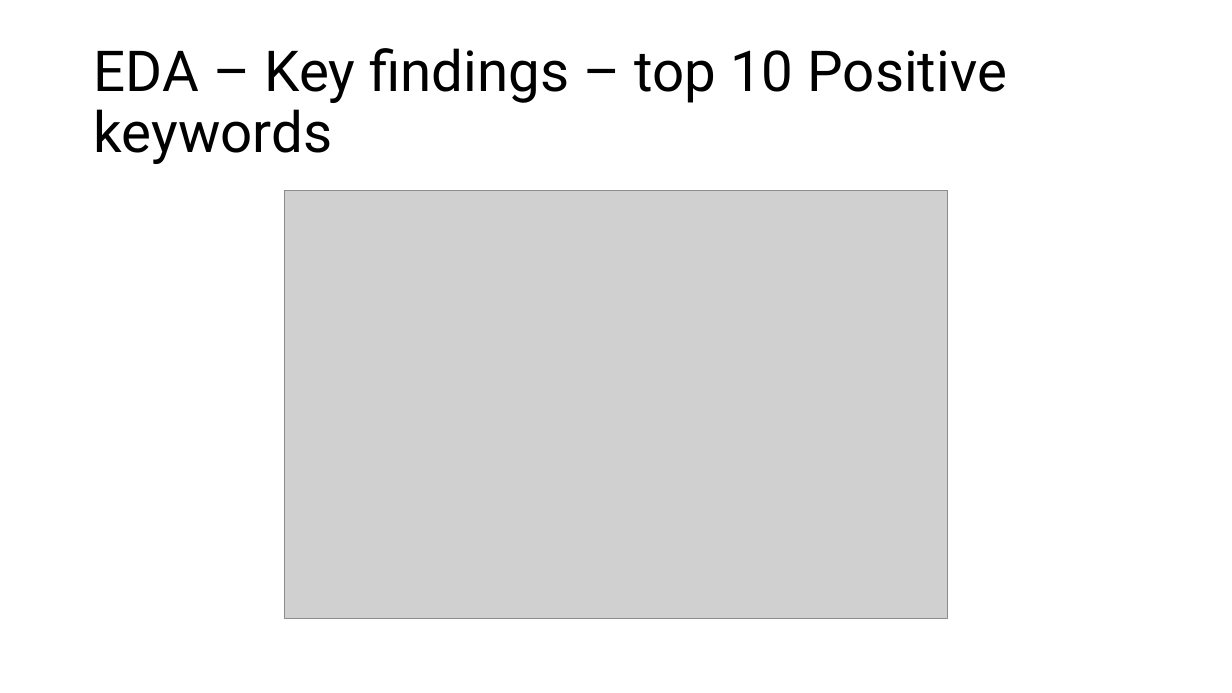
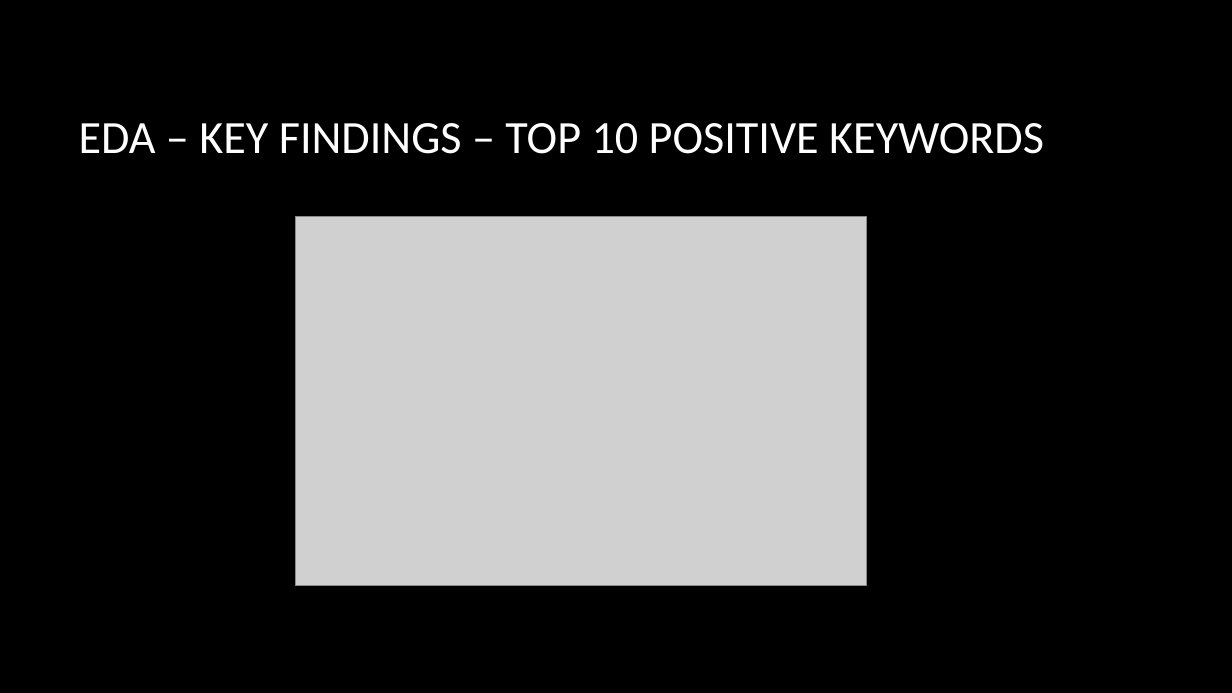
Before and after one commit to mramsundar/IITM-Graded-Projects, a slide deck: slide 5 of Week 31/Week 31 Summary Presentation.pptx. Drawn at 1232x693 pixels with LibreOffice and Linux fonts; fonts in the diff are those of the drawing; grey boxes stand for pictures; background and template pictures are left out. Boxes give left, top, right and bottom in pixels: in the first picture for what was removed or moved away, otherwise in the second. Text is boxed around its words. In the diff, an @@ line names an element or a change of style, - is before the commit and + after.

```diff
--- a/Week 31/Week 31 Summary Presentation.pptx
+++ b/Week 31/Week 31 Summary Presentation.pptx
@@ background #FFFFFF to picture (left out) @@
@@ title at [79,123,1044,154]: text changed; size 44 to 36 pt; font Roboto to Calibri; text colour #000000 to #FFFFFF @@
-EDA – Key findings – top 10 Positive keywords
+EDA – KEY FINDINGS – TOP 10 POSITIVE KEYWORDS
@@ picture: place and size @@
-picture at [285,190,948,619]
+picture at [296,216,867,585]
```
Also in this commit, not shown: 10 other slides changed, 1 slide added, 3 other files.
